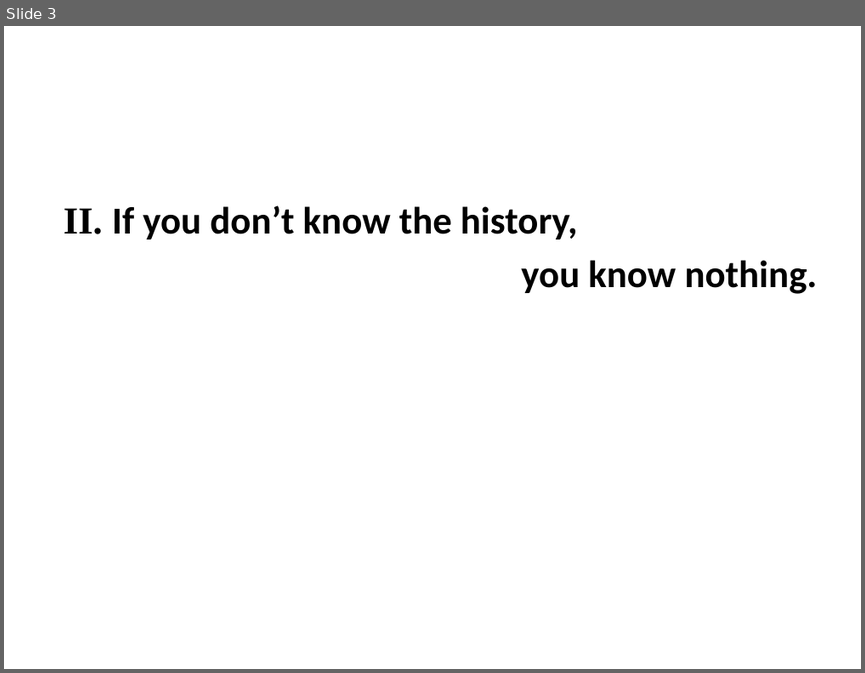
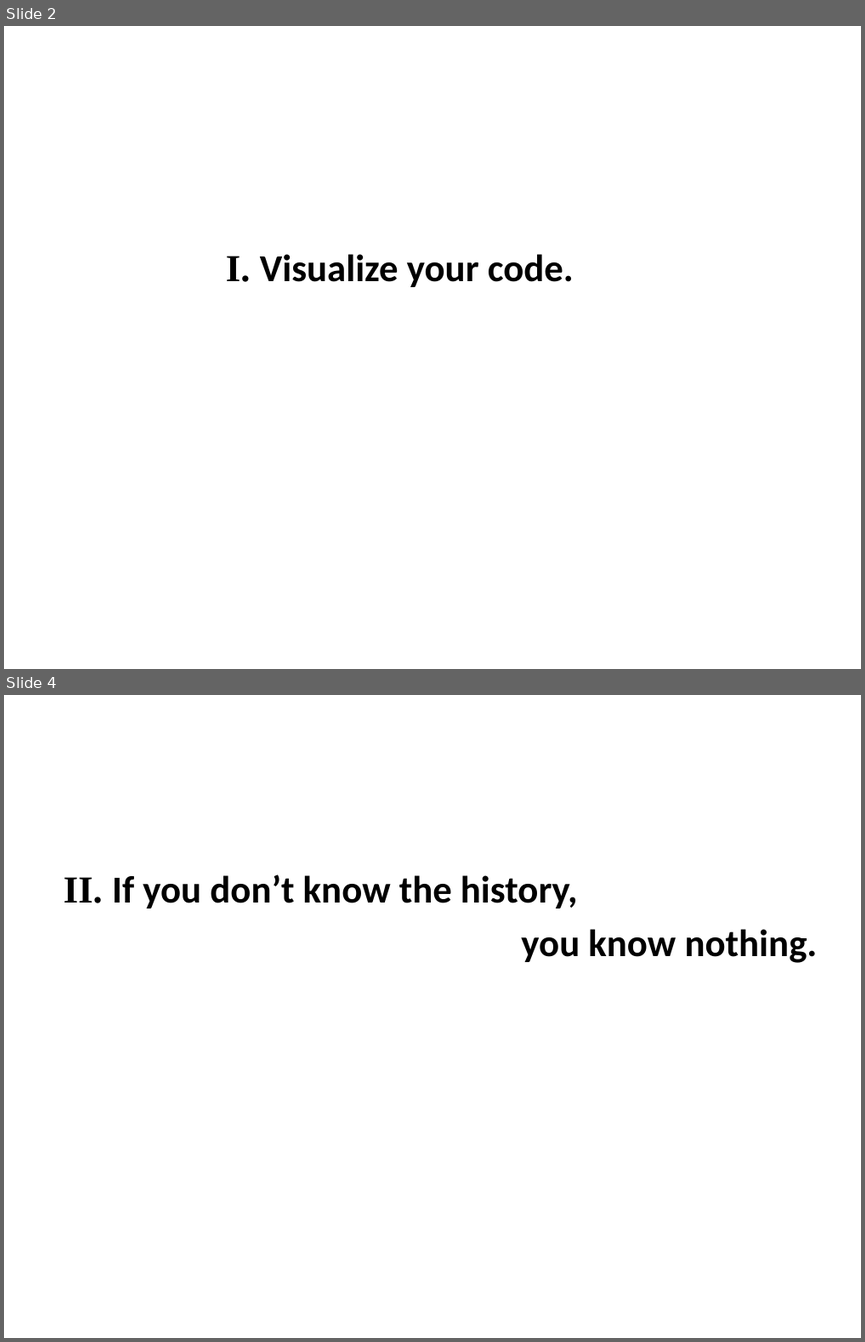
Before and after one commit to xiangaodielian/molehill-lab, a slide deck: notes/FFP.pptx. Shown one above the other, each under a label of ours: slide 3 before the commit, slides 2 and 4 after it; the slides between them are not shown. The pictures are 865x673 and 865x1342 pixels, drawn with LibreOffice and Linux fonts; fonts in the diff are those of the drawing; background and template pictures are left out. Boxes give left, top, right and bottom in pixels: in the first picture for what was removed or moved away, otherwise in the second. Text is boxed around its words. In the diff, an @@ line names an element or a change of style, - is before the commit and + after.

```diff
--- a/notes/FFP.pptx
+++ b/notes/FFP.pptx
@@ slide 2 added at box(4, 26, 861, 669), background picture (left out) @@
@@ text added at box(226, 254, 574, 287), 32 pt, text #000000, bold @@
+I. Visualize your code.
@@ what was slide 3 is now slide 4 @@
```
Also in this commit, not shown: 6 slides changed, 3 other slides added, 3 slides removed.
